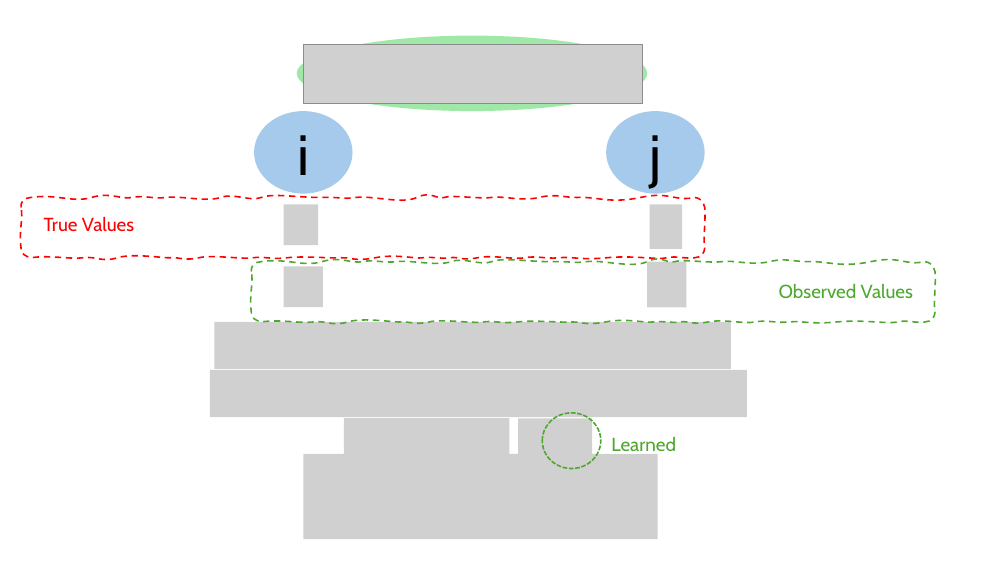
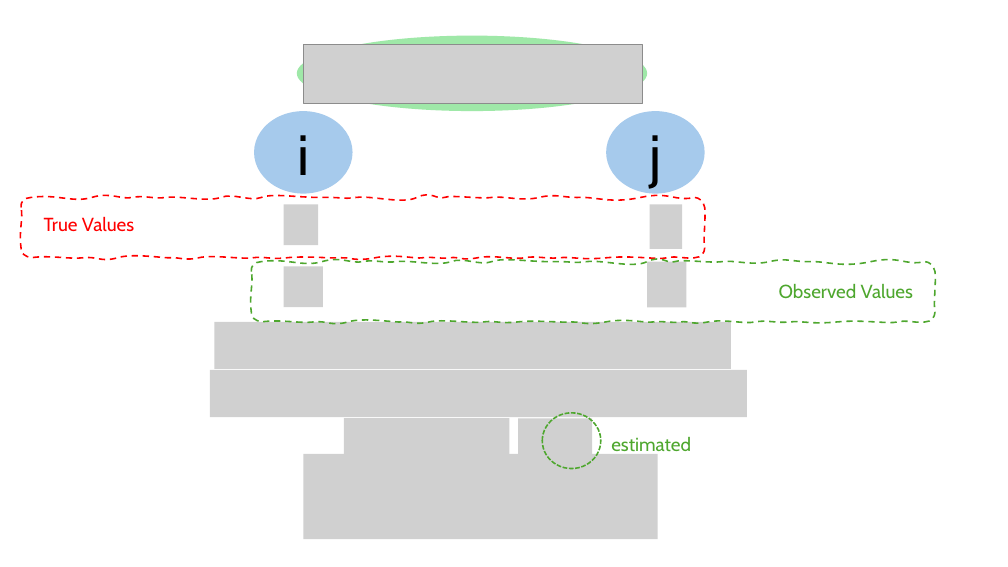
Before and after one commit to HaseebLUMS/Onyx-Presentation, a slide deck: slide 21 of mlsys_seminar_tommy.pptx. Drawn at 1008x567 pixels with LibreOffice and Linux fonts; fonts in the diff are those of the drawing; grey boxes stand for pictures. Boxes give left, top, right and bottom in pixels: in the first picture for what was removed or moved away, otherwise in the second. Text is boxed around its words. In the diff, an @@ line names an element or a change of style, - is before the commit and + after.

```diff
--- a/mlsys_seminar_tommy.pptx
+++ b/mlsys_seminar_tommy.pptx
@@ text at box(611, 437, 691, 457): text changed @@
-Learned
+estimated
```
Also in this commit, not shown: 2 other slides changed, 1 slide added.
